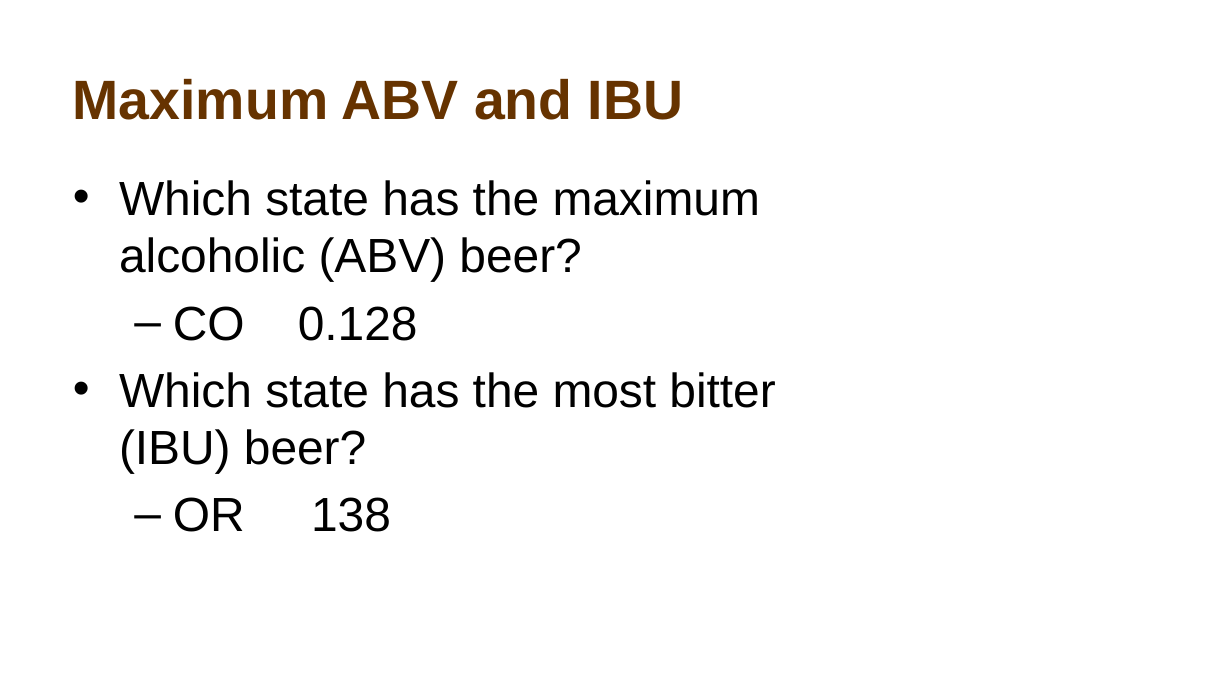
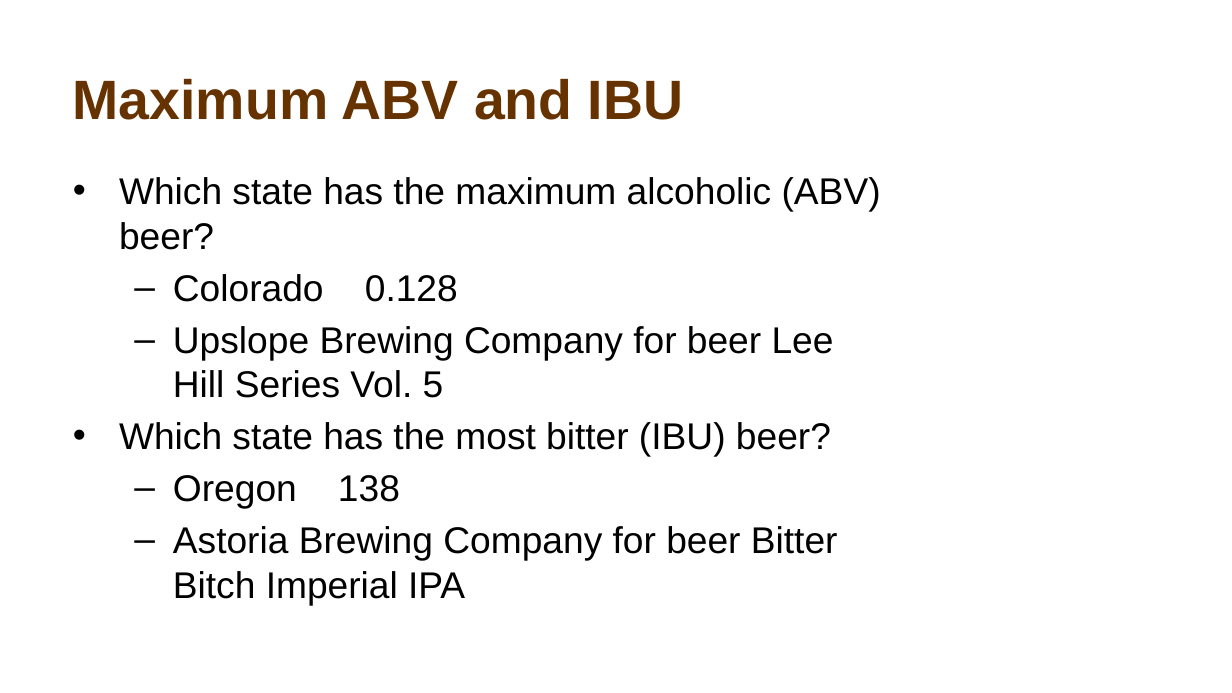
Before and after one commit to atiakor0/Beer_Study, a slide deck: slide 11 of Beer Study.pptx. Drawn at 1232x693 pixels with LibreOffice and Linux fonts; fonts in the diff are those of the drawing; background and template pictures are left out. Boxes give left, top, right and bottom in pixels: in the first picture for what was removed or moved away, otherwise in the second. Text is boxed around its words. In the diff, an @@ line names an element or a change of style, - is before the commit and + after.

```diff
--- a/Beer Study.pptx
+++ b/Beer Study.pptx
@@ text at (119, 177, 881, 456): size 28 to 21.7 pt in "Which state has the maximum alcoholic (ABV) ...", "Which state has the most bitter (IBU) ..."; less space between paragraphs @@
@@ text at (173, 274, 834, 398): text changed; size 28 to 21.7 pt @@
-  – CO 0.128
+  – Colorado 0.128
+  – Upslope Brewing Company for beer Lee Hill Series Vol. 5
@@ text at (173, 475, 838, 605): text changed; size 28 to 21.7 pt @@
-  – OR 138
+  – Oregon 138
+  – Astoria Brewing Company for beer Bitter Bitch Imperial IPA
```
Also in this commit, not shown: 3 other slides changed.
